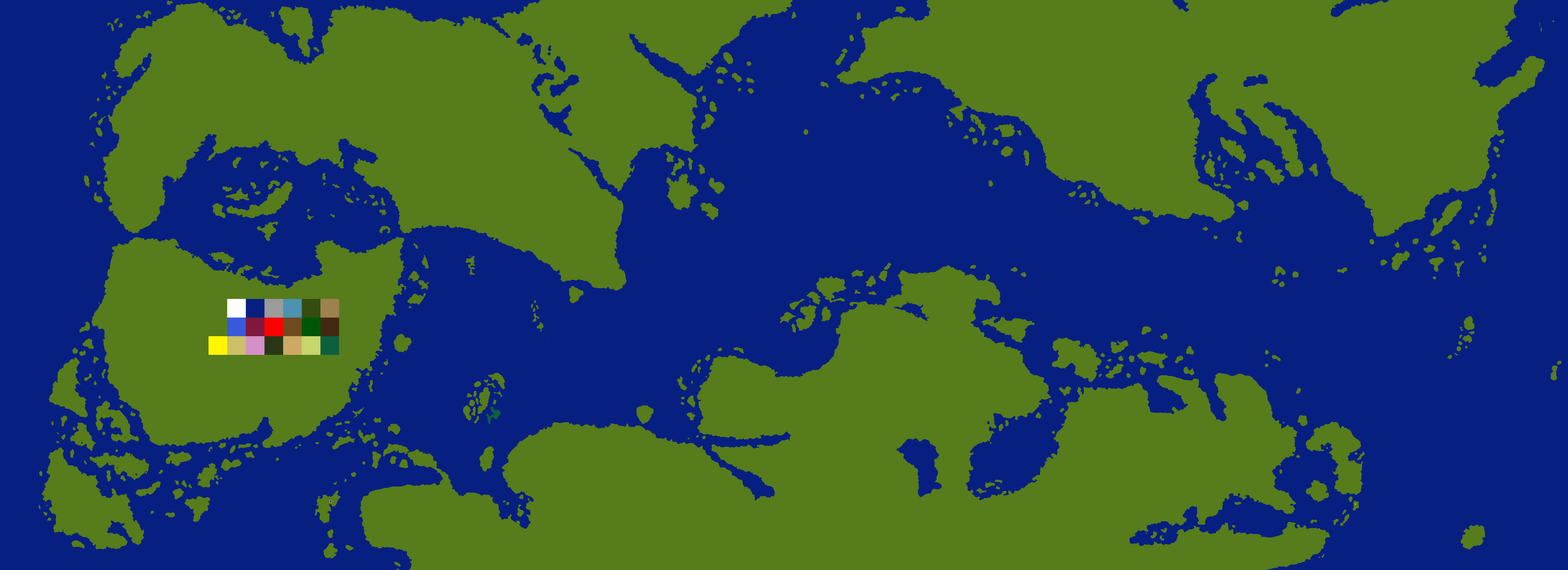
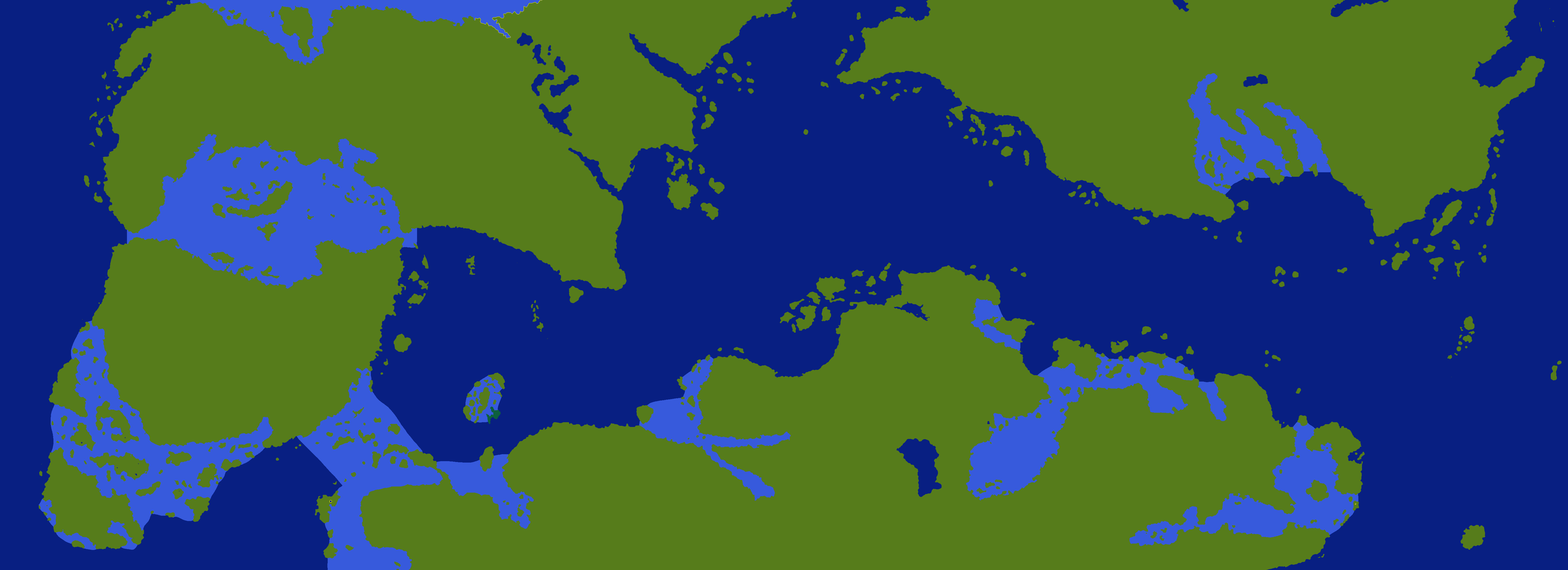
Layers edited between the first and the second 1568×570 image:
hid "Extras" over [208, 299, 340, 355]
painted on "Base" over [38, 0, 1359, 570]
